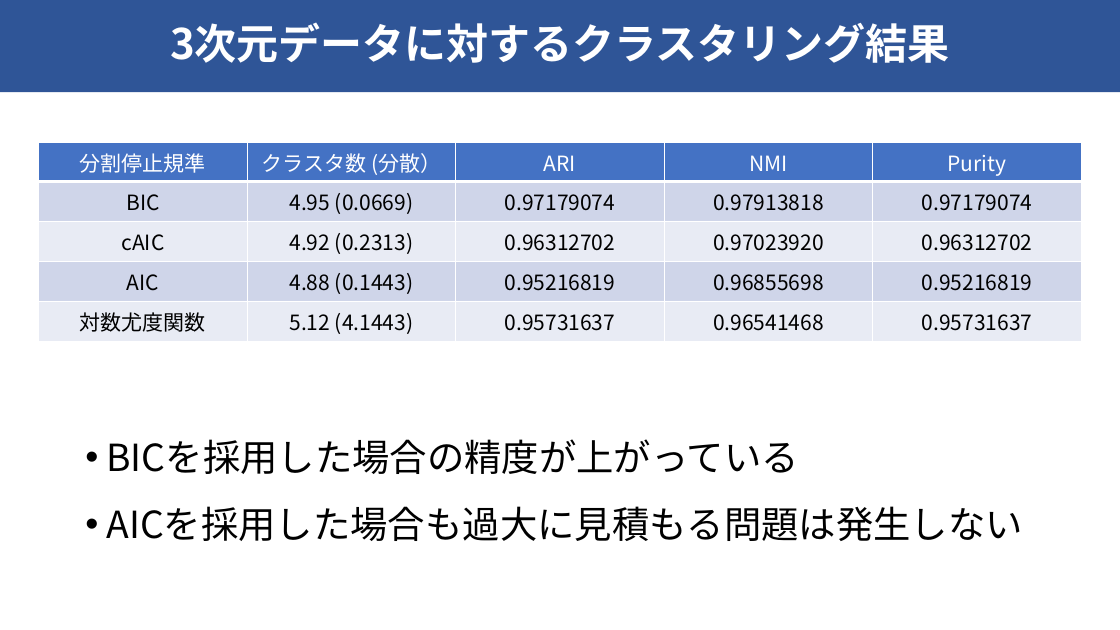
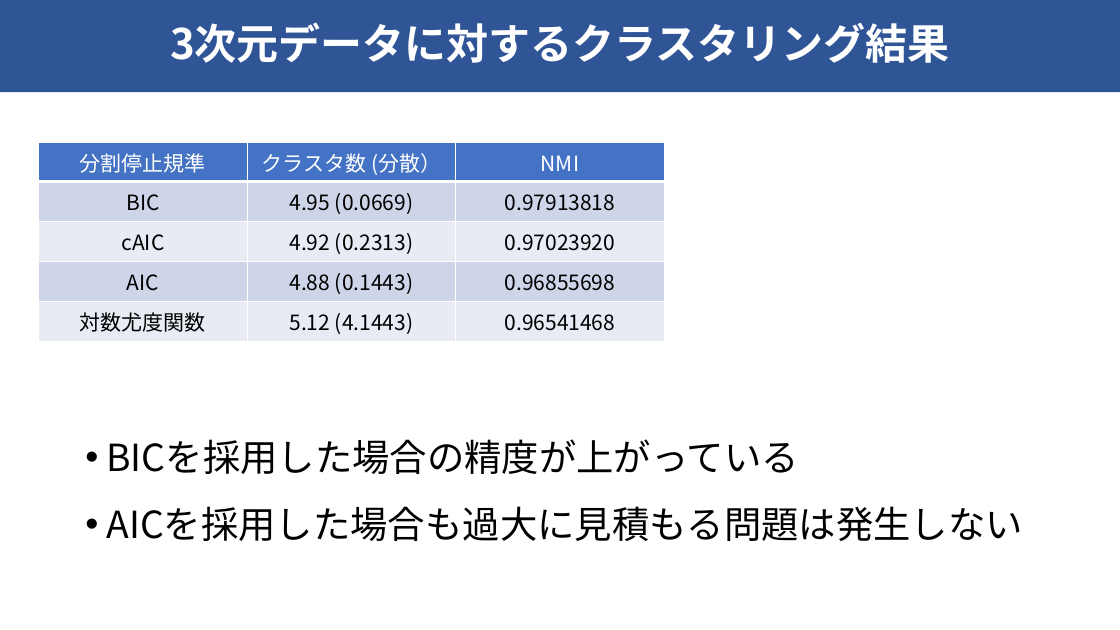
Before and after one commit to raryosu/graduation-research, a slide deck: slide 13 of docs/interim-presen/interim_hagihara.pptx (slide 14 before the commit). Drawn at 1120x630 pixels with LibreOffice and Linux fonts; fonts in the diff are those of the drawing. Boxes give left, top, right and bottom in pixels: in the first picture for what was removed or moved away, otherwise in the second. Text is boxed around its words. In the diff, an @@ line names an element or a change of style, - is before the commit and + after.

```diff
--- a/docs/interim-presen/interim_hagihara.pptx
+++ b/docs/interim-presen/interim_hagihara.pptx
@@ table at [39,143,664,340] @@
-column 3: ARI | 0.97179074 | 0.96312702 | 0.95216819 | 0.95731637
-column 5: Purity | 0.97179074 | 0.96312702 | 0.95216819 | 0.95731637
@@ table: place and size @@
-table at [39,143,1081,340]
+table at [39,143,664,340]
```
Also in this commit, not shown: 5 other slides changed, 4 slides added, 1 slide removed, 5 other files.
